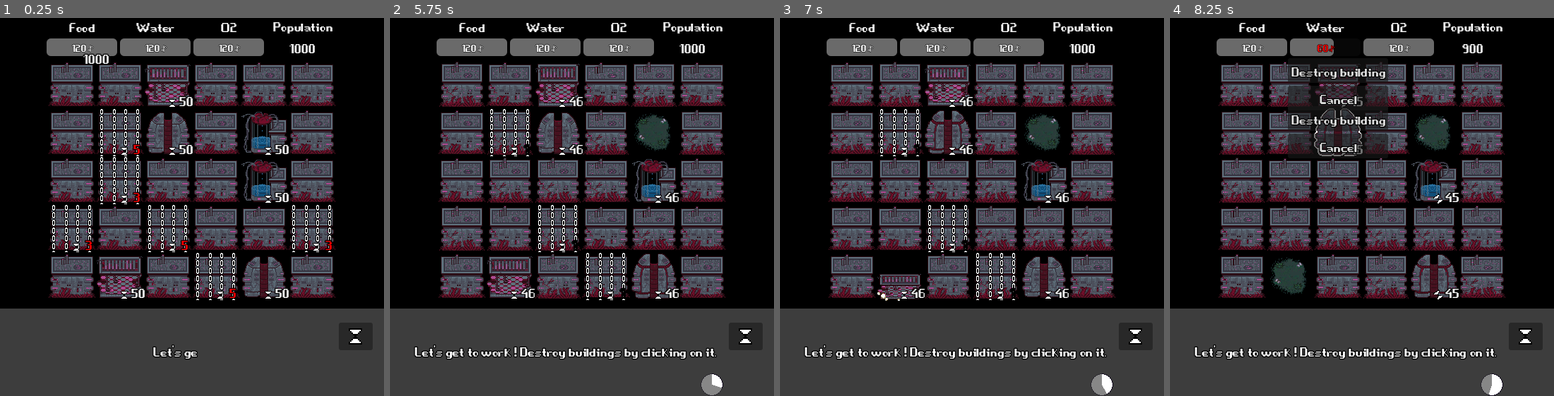
Above: before the commit, frames 1-4 (left to right).
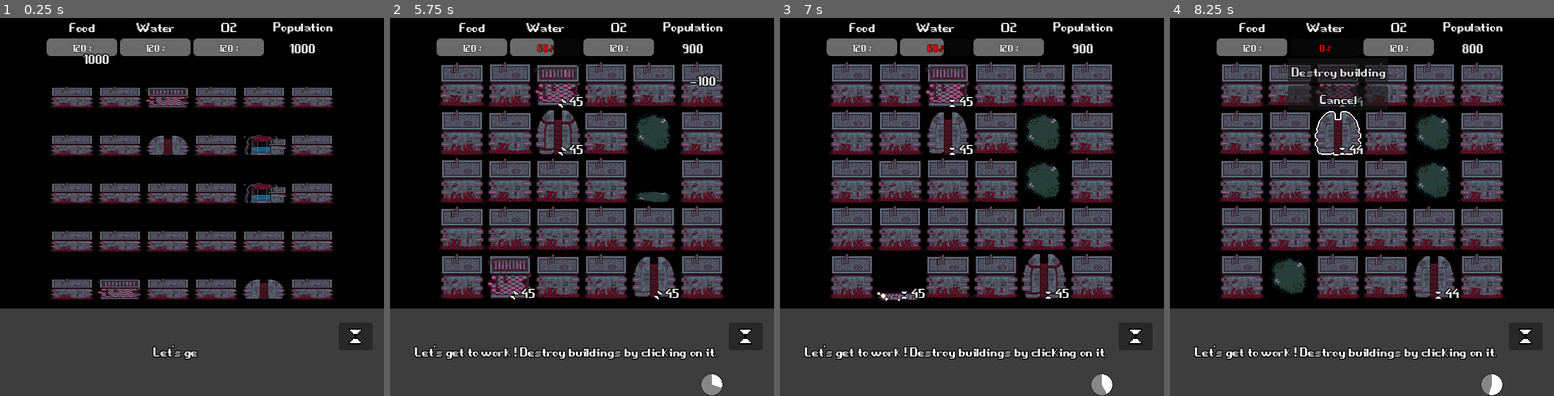
Above: after the commit, the same moments.

Repository: angeldustjdr/godot-wild-jam-2023
Game: Godot game, scene res://Main.tscn
The game is run twice, just before and just after one commit, with the same random seed, the same clock (stepped at 60 frames per second) and the same inputs.
Inputs (mouse positions are in pixels of both pictures, inside the frame that each line leads up to):
- Up to frame 1 (0.25 s): no input
- Up to frame 2 (5.75 s): click (747, 335) at 0.5 s; click (747, 335) at 1.25 s; click (747, 335) at 2 s; tap Enter (ui_accept) at 2.75, 3.02, 4.52 s; move the mouse to (654, 131) at 2.77 s; click (654, 131) at 2.92 s; click "Destroy building" at 3.5 s; move the mouse to (654, 180) at 4.27 s; click (654, 180) at 4.42 s; click "Destroy building" at 5 s
- Up to frame 3 (7 s): move the mouse to (899, 275) at 5.77 s; click (899, 275) at 5.92 s; click "Destroy building" at 6.5 s
- Up to frame 4 (8.25 s): move the mouse to (1338, 86) at 7.27 s; click (1338, 86) at 7.42 s; tap Enter (ui_accept) at 7.52 s; move the mouse to (1338, 131) at 8.02 s; click (1338, 131) at 8.17 s

The runs differ from the first frame. In frame 1, 31% of the frame differs, in the area x 12-88%, y 11-75%; in frame 2, 15%; in frame 3, 14%; in frame 4, 14%.

Commit message:
accélérer anim

Diff:
--- a/scene/AnimationPlayerDestroy.tscn
+++ b/scene/AnimationPlayerDestroy.tscn
@@ -35,14 +35,15 @@
 
 [sub_resource type="Animation" id="Animation_ylm5r"]
 resource_name = "destroy"
-tracks/0/type = "value"
-tracks/0/imported = false
-tracks/0/enabled = true
-tracks/0/path = NodePath("Sprite:scale")
-tracks/0/interp = 1
-tracks/0/loop_wrap = true
-tracks/0/keys = {
-"times": PackedFloat32Array(0, 1),
+length = 0.5
+tracks/0/type = "value"
+tracks/0/imported = false
+tracks/0/enabled = true
+tracks/0/path = NodePath("Sprite:scale")
+tracks/0/interp = 1
+tracks/0/loop_wrap = true
+tracks/0/keys = {
+"times": PackedFloat32Array(0, 0.5),
 "transitions": PackedFloat32Array(1, 1),
 "update": 0,
 "values": [Vector2(1, 1), Vector2(1, 0)]
@@ -54,7 +55,7 @@
 tracks/1/interp = 1
 tracks/1/loop_wrap = true
 tracks/1/keys = {
-"times": PackedFloat32Array(0, 1),
+"times": PackedFloat32Array(0, 0.5),
 "transitions": PackedFloat32Array(1, 1),
 "update": 0,
 "values": [Vector2(34, 34), Vector2(34, 68)]
@@ -62,15 +63,15 @@
 
 [sub_resource type="Animation" id="Animation_y7l3y"]
 resource_name = "destroyHeat"
-length = 3.0
-tracks/0/type = "value"
-tracks/0/imported = false
-tracks/0/enabled = true
-tracks/0/path = NodePath("Sprite:scale")
-tracks/0/interp = 1
-tracks/0/loop_wrap = true
-tracks/0/keys = {
-"times": PackedFloat32Array(0, 0.6, 1, 2, 3),
+length = 2.0
+tracks/0/type = "value"
+tracks/0/imported = false
+tracks/0/enabled = true
+tracks/0/path = NodePath("Sprite:scale")
+tracks/0/interp = 1
+tracks/0/loop_wrap = true
+tracks/0/keys = {
+"times": PackedFloat32Array(0, 0.3, 0.5, 1, 2),
 "transitions": PackedFloat32Array(1, 1, 1, 1, 1),
 "update": 0,
 "values": [Vector2(1, 1), Vector2(0, 1), Vector2(1, 1), Vector2(1, 1), Vector2(1, 0)]
@@ -82,7 +83,7 @@
 tracks/1/interp = 1
 tracks/1/loop_wrap = true
 tracks/1/keys = {
-"times": PackedFloat32Array(2, 3),
+"times": PackedFloat32Array(1, 2),
 "transitions": PackedFloat32Array(1, 1),
 "update": 0,
 "values": [Vector2(34, 34), Vector2(34, 68)]
@@ -94,7 +95,7 @@
 tracks/2/interp = 1
 tracks/2/loop_wrap = true
 tracks/2/keys = {
-"times": PackedFloat32Array(0.7),
+"times": PackedFloat32Array(0.6),
 "transitions": PackedFloat32Array(1),
 "update": 1,
 "values": [ExtResource("2_2kbbo")]
@@ -102,15 +103,15 @@
 
 [sub_resource type="Animation" id="Animation_keuap"]
 resource_name = "destroyPollution"
-length = 3.0
-tracks/0/type = "value"
-tracks/0/imported = false
-tracks/0/enabled = true
-tracks/0/path = NodePath("Sprite:scale")
-tracks/0/interp = 1
-tracks/0/loop_wrap = true
-tracks/0/keys = {
-"times": PackedFloat32Array(0, 0.6, 1, 2, 3),
+length = 2.0
+tracks/0/type = "value"
+tracks/0/imported = false
+tracks/0/enabled = true
+tracks/0/path = NodePath("Sprite:scale")
+tracks/0/interp = 1
+tracks/0/loop_wrap = true
+tracks/0/keys = {
+"times": PackedFloat32Array(0, 0.3, 0.5, 1, 2),
 "transitions": PackedFloat32Array(1, 1, 1, 1, 1),
 "update": 0,
 "values": [Vector2(1, 1), Vector2(0, 1), Vector2(1, 1), Vector2(1, 1), Vector2(1, 0)]
@@ -122,7 +123,7 @@
 tracks/1/interp = 1
 tracks/1/loop_wrap = true
 tracks/1/keys = {
-"times": PackedFloat32Array(2, 3),
+"times": PackedFloat32Array(1, 2),
 "transitions": PackedFloat32Array(1, 1),
 "update": 0,
 "values": [Vector2(34, 34), Vector2(34, 68)]
@@ -134,7 +135,7 @@
 tracks/2/interp = 1
 tracks/2/loop_wrap = true
 tracks/2/keys = {
-"times": PackedFloat32Array(0, 0.7),
+"times": PackedFloat32Array(0, 0.6),
 "transitions": PackedFloat32Array(1, 1),
 "update": 1,
 "values": [ExtResource("1_4gltn"), ExtResource("3_u5xj7")]
@@ -142,15 +143,15 @@
 
 [sub_resource type="Animation" id="Animation_0eoqy"]
 resource_name = "destroySpore"
-length = 3.0
-tracks/0/type = "value"
-tracks/0/imported = false
-tracks/0/enabled = true
-tracks/0/path = NodePath("Sprite:scale")
-tracks/0/interp = 1
-tracks/0/loop_wrap = true
-tracks/0/keys = {
-"times": PackedFloat32Array(0, 0.6, 1, 2, 3),
+length = 2.0
+tracks/0/type = "value"
+tracks/0/imported = false
+tracks/0/enabled = true
+tracks/0/path = NodePath("Sprite:scale")
+tracks/0/interp = 1
+tracks/0/loop_wrap = true
+tracks/0/keys = {
+"times": PackedFloat32Array(0, 0.3, 0.5, 1, 2),
 "transitions": PackedFloat32Array(1, 1, 1, 1, 1),
 "update": 0,
 "values": [Vector2(1, 1), Vector2(0, 1), Vector2(1, 1), Vector2(1, 1), Vector2(1, 0)]
@@ -162,7 +163,7 @@
 tracks/1/interp = 1
 tracks/1/loop_wrap = true
 tracks/1/keys = {
-"times": PackedFloat32Array(2, 3),
+"times": PackedFloat32Array(1, 2),
 "transitions": PackedFloat32Array(1, 1),
 "update": 0,
 "values": [Vector2(34, 34), Vector2(34, 68)]
@@ -174,7 +175,7 @@
 tracks/2/interp = 1
 tracks/2/loop_wrap = true
 tracks/2/keys = {
-"times": PackedFloat32Array(0, 0.7),
+"times": PackedFloat32Array(0, 0.6),
 "transitions": PackedFloat32Array(1, 1),
 "update": 1,
 "values": [ExtResource("1_4gltn"), ExtResource("4_yr2gs")]
--- a/scene/Empty.tscn
+++ b/scene/Empty.tscn
@@ -20,6 +20,7 @@
 playIdle = false
 lockable = false
 outcomeAllowed = false
+destroyable = false
 
 [node name="Sprite" parent="." index="0"]
 material = SubResource("ShaderMaterial_p7vs3")
--- a/scene/GenericBuilding.tscn
+++ b/scene/GenericBuilding.tscn
@@ -45,6 +45,18 @@
 "update": 0,
 "values": [Vector2(1, 1)]
 }
+tracks/2/type = "value"
+tracks/2/imported = false
+tracks/2/enabled = true
+tracks/2/path = NodePath("Sprite:position")
+tracks/2/interp = 1
+tracks/2/loop_wrap = true
+tracks/2/keys = {
+"times": PackedFloat32Array(0),
+"transitions": PackedFloat32Array(1),
+"update": 0,
+"values": [Vector2(34, 34)]
+}
 
 [sub_resource type="Animation" id="Animation_lhjvy"]
 resource_name = "idle"
@@ -74,9 +86,38 @@
 "values": [Vector2(1, 1), Vector2(1.05, 0.95), Vector2(1, 1)]
 }
 
+[sub_resource type="Animation" id="Animation_ogrl4"]
+resource_name = "build"
+length = 0.5
+tracks/0/type = "value"
+tracks/0/imported = false
+tracks/0/enabled = true
+tracks/0/path = NodePath("Sprite:scale")
+tracks/0/interp = 1
+tracks/0/loop_wrap = true
+tracks/0/keys = {
+"times": PackedFloat32Array(0, 0.5),
+"transitions": PackedFloat32Array(1, 1),
+"update": 0,
+"values": [Vector2(1, 0), Vector2(1, 1)]
+}
+tracks/1/type = "value"
+tracks/1/imported = false
+tracks/1/enabled = true
+tracks/1/path = NodePath("Sprite:position")
+tracks/1/interp = 1
+tracks/1/loop_wrap = true
+tracks/1/keys = {
+"times": PackedFloat32Array(0, 0.5),
+"transitions": PackedFloat32Array(1, 1),
+"update": 0,
+"values": [Vector2(34, 68), Vector2(34, 34)]
+}
+
 [sub_resource type="AnimationLibrary" id="AnimationLibrary_ksdrg"]
 _data = {
 "RESET": SubResource("Animation_5ipuh"),
+"build": SubResource("Animation_ogrl4"),
 "idle": SubResource("Animation_lhjvy")
 }
 
--- a/script/Farm.gd
+++ b/script/Farm.gd
@@ -1,7 +1,5 @@
 extends GenericBuilding
 class_name Farm
-
-var _heat_modifier_value = -5
 
 func _ready():
 	# Defining applicable patterns
@@ -10,6 +8,10 @@
 									"WATER":[0,0],
 									"O2":[0,0],
 									"POP":[0,0]}
+	$AnimationPlayerBuilding.play("build")
+	await $AnimationPlayerBuilding.animation_finished
+	RadioDiffusion.connect("updateTopUINeeded",updateTooltip)
+	updateTooltip()
 
 func _on_input_event(_viewport, _event, _shape_idx):
 	pass
@@ -17,7 +19,7 @@
 func applyEffectModifier(effectName):
 	match effectName:
 		"Heat" :
-				modifier["FOOD"] += _heat_modifier_value
+				modifier["FOOD"] = -5
 				unsetHourglass()
 		"Pollution" :
 				modifier["FOOD"] = -5
--- a/script/GenericBuilding.gd
+++ b/script/GenericBuilding.gd
@@ -53,6 +53,8 @@
 var applicablePatternsValues = []
 
 func _ready():
+	$AnimationPlayerBuilding.play("build")
+	await $AnimationPlayerBuilding.animation_finished
 	var random = randf_range(0,100)
 	if random < 20 and lockable :
 		locked = true
--- a/script/Grid.gd
+++ b/script/Grid.gd
@@ -214,7 +214,7 @@
 					return
 				var i = getRandomI()
 				var j = getRandomJ()
-				if grid[i][j].hasHourglass:
+				if grid[i][j].hasHourglass and [i,j]!=[destr_i,destr_j]:
 					grid[i][j].get_node("Hourglass").decreaseTimer()
 					grid[i][j].popLabel("-1 TURN")
 					RadioDiffusion.nextDialogNeeded("wait_turn")
--- a/script/Tree.gd
+++ b/script/Tree.gd
@@ -8,6 +8,10 @@
 									"WATER":[0],
 									"O2":[0],
 									"POP":[0]}
+	$AnimationPlayerBuilding.play("build")
+	await $AnimationPlayerBuilding.animation_finished
+	RadioDiffusion.connect("updateTopUINeeded",updateTooltip)
+	updateTooltip()
 
 func _on_input_event(_viewport, _event, _shape_idx):
 	pass
--- a/script/Well.gd
+++ b/script/Well.gd
@@ -8,6 +8,10 @@
 									"WATER":[-1],
 									"O2":[0],
 									"POP":[0]}
+	$AnimationPlayerBuilding.play("build")
+	await $AnimationPlayerBuilding.animation_finished
+	RadioDiffusion.connect("updateTopUINeeded",updateTooltip)
+	updateTooltip()
 
 func _on_input_event(_viewport, _event, _shape_idx):
 	pass
Not shown: 1 places in scene/GenericBuilding.tscn that only renumber resources
